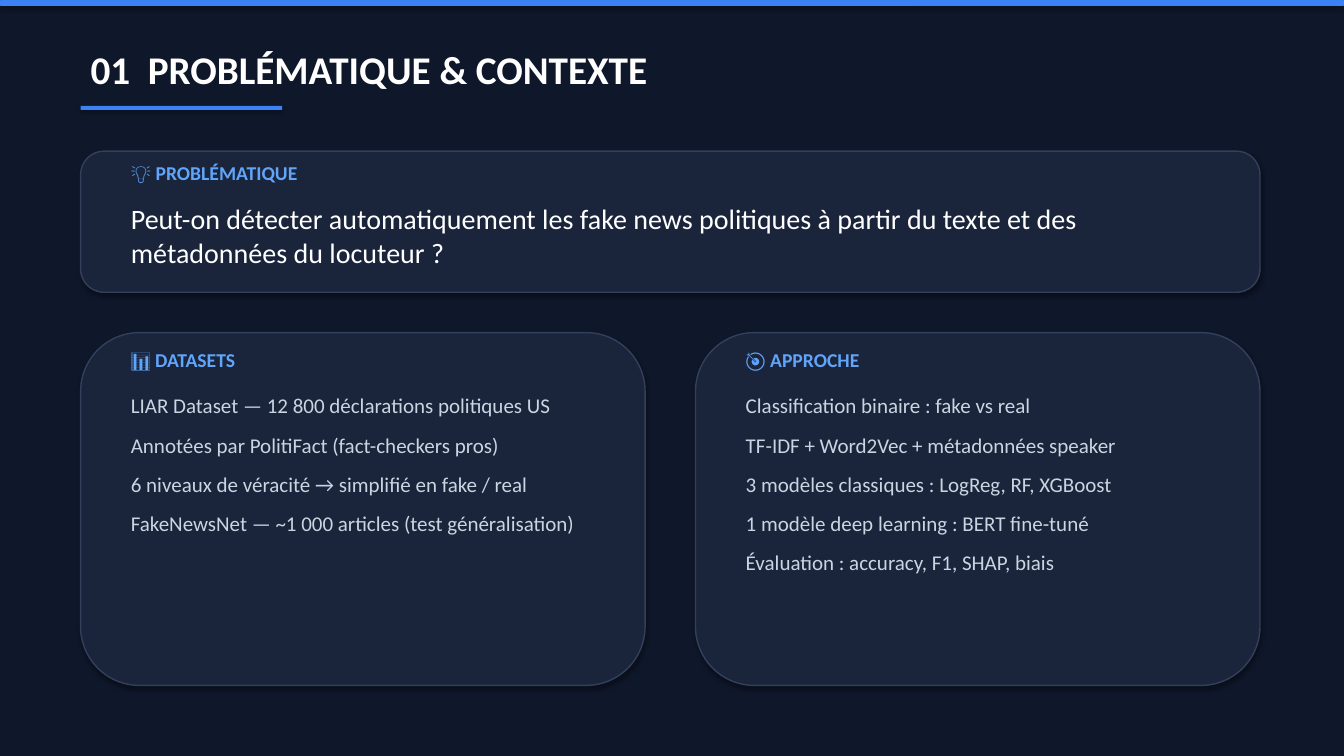
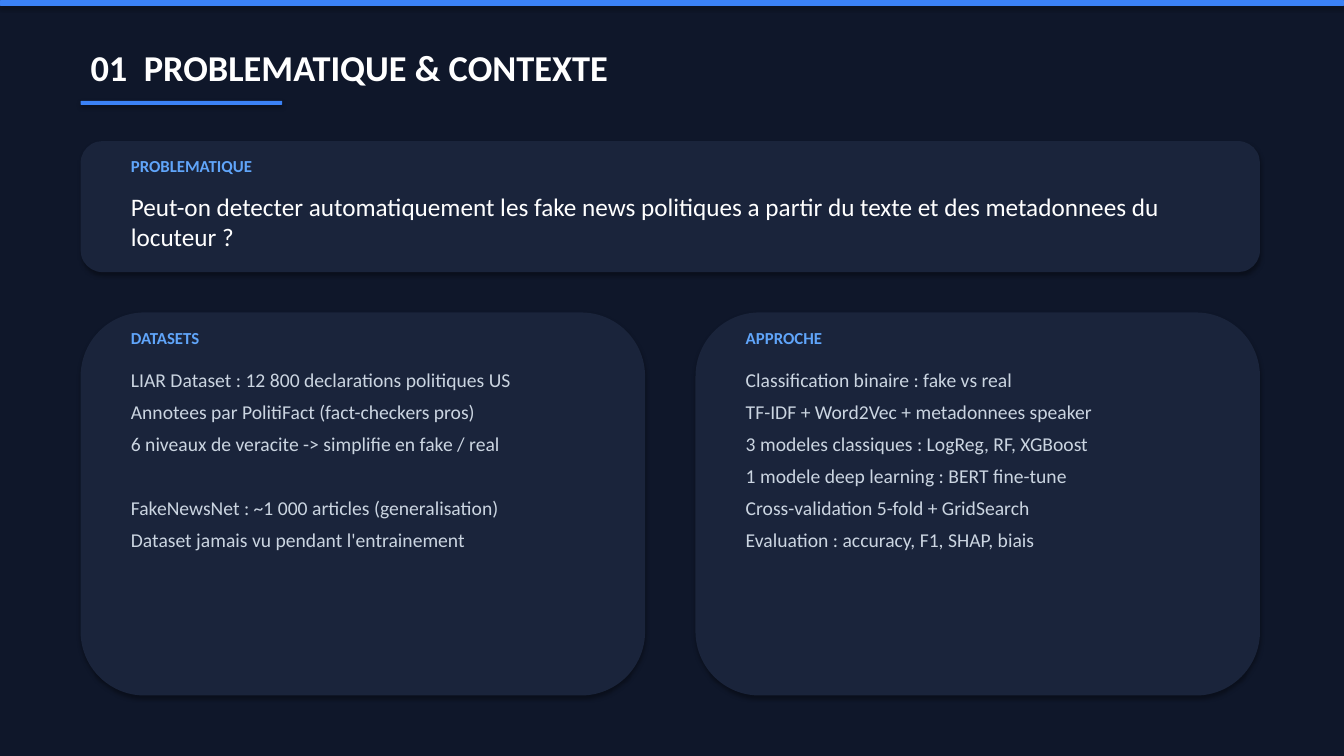
Before and after one commit to AlexisFayan/fake-news-detection, a slide deck: slide 2 of Follow-Up_Fake_News_Detection.pptx. Drawn at 1344x756 pixels with LibreOffice and Linux fonts; fonts in the diff are those of the drawing. Boxes give left, top, right and bottom in pixels: in the first picture for what was removed or moved away, otherwise in the second. Text is boxed around its words. In the diff, an @@ line names an element or a change of style, - is before the commit and + after.

```diff
--- a/Follow-Up_Fake_News_Detection.pptx
+++ b/Follow-Up_Fake_News_Detection.pptx
@@ text at [91,57,608,86]: text changed; size 28 to 26 pt @@
-01 PROBLÉMATIQUE & CONTEXTE
+01 PROBLEMATIQUE & CONTEXTE
@@ rounded rectangle: place and size @@
-rounded rectangle at [81,106,282,110]
+rounded rectangle at [81,101,282,105]
@@ outline #33405C 1 pt to none in 3 elements at [81,313,645,696], [696,313,1260,696], [81,141,1260,272] @@
@@ rounded rectangle: place and size @@
-rounded rectangle at [81,151,1260,292]
+rounded rectangle at [81,141,1260,272]
@@ text at [131,161,252,174]: text changed; size 14 to 12 pt @@
-💡 PROBLÉMATIQUE
+PROBLEMATIQUE
@@ text at [131,198,1158,246]: text changed; size 20 to 18 pt @@
-Peut-on détecter automatiquement les fake news politiques à partir du texte et des métadonnées du locuteur ?
+Peut-on detecter automatiquement les fake news politiques a partir du texte et des metadonnees du locuteur ?
@@ rounded rectangle: place and size @@
-rounded rectangle at [81,333,645,686]
+rounded rectangle at [81,313,645,696]
@@ rounded rectangle: place and size @@
-rounded rectangle at [696,333,1260,686]
+rounded rectangle at [696,313,1260,696]
@@ text at [131,333,199,344]: text changed; size 14 to 12 pt @@
-📊 DATASETS
+DATASETS
@@ text at [746,333,822,344]: text changed; size 14 to 12 pt @@
-🎯 APPROCHE
+APPROCHE
@@ text at [131,373,511,551]: text changed; size 15 to 14 pt @@
-LIAR Dataset — 12 800 déclarations politiques US
-Annotées par PolitiFact (fact-checkers pros)
-6 niveaux de véracité → simplifié en fake / real
-FakeNewsNet — ~1 000 articles (test généralisation)
+LIAR Dataset : 12 800 declarations politiques US
+Annotees par PolitiFact (fact-checkers pros)
+6 niveaux de veracite -> simplifie en fake / real
+FakeNewsNet : ~1 000 articles (generalisation)
+Dataset jamais vu pendant l'entrainement
@@ text "Classification binaire : fake vs ...": place and size @@
-text "Classification binaire : fake vs ..." at [746,398,1115,574]
+text "Classification binaire : fake vs ..." at [746,373,1092,550]
@@ text at [746,373,1012,387]: size 15 to 14 pt in "Classification binaire : fake vs real"; less space between paragraphs @@
@@ text at [746,405,1092,550]: text changed; size 15 to 14 pt @@
-TF-IDF + Word2Vec + métadonnées speaker
-3 modèles classiques : LogReg, RF, XGBoost
-1 modèle deep learning : BERT fine-tuné
-Évaluation : accuracy, F1, SHAP, biais
+TF-IDF + Word2Vec + metadonnees speaker
+3 modeles classiques : LogReg, RF, XGBoost
+1 modele deep learning : BERT fine-tune
+Cross-validation 5-fold + GridSearch
+Evaluation : accuracy, F1, SHAP, biais
```
Also in this commit, not shown: 5 other slides changed, 1 other file.
